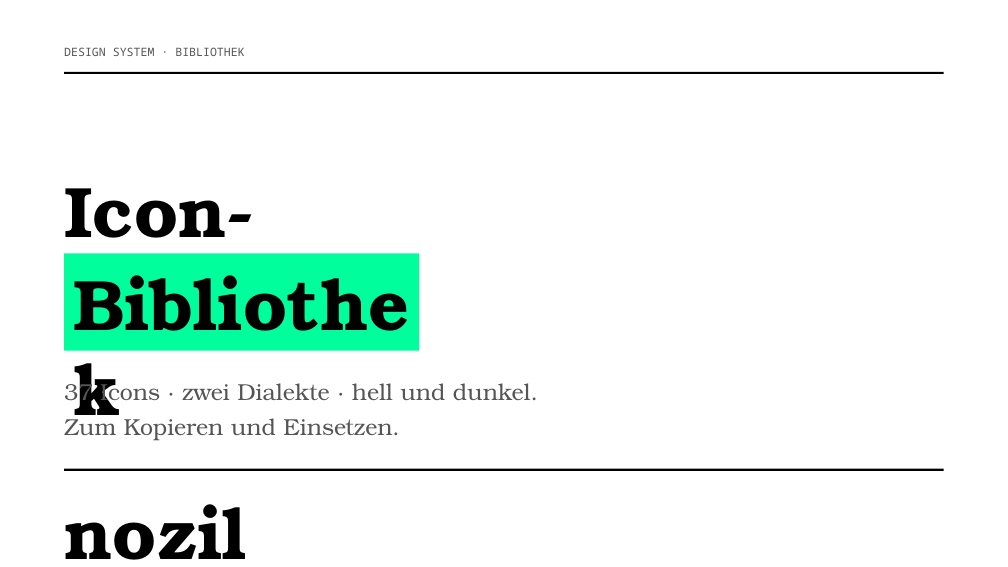
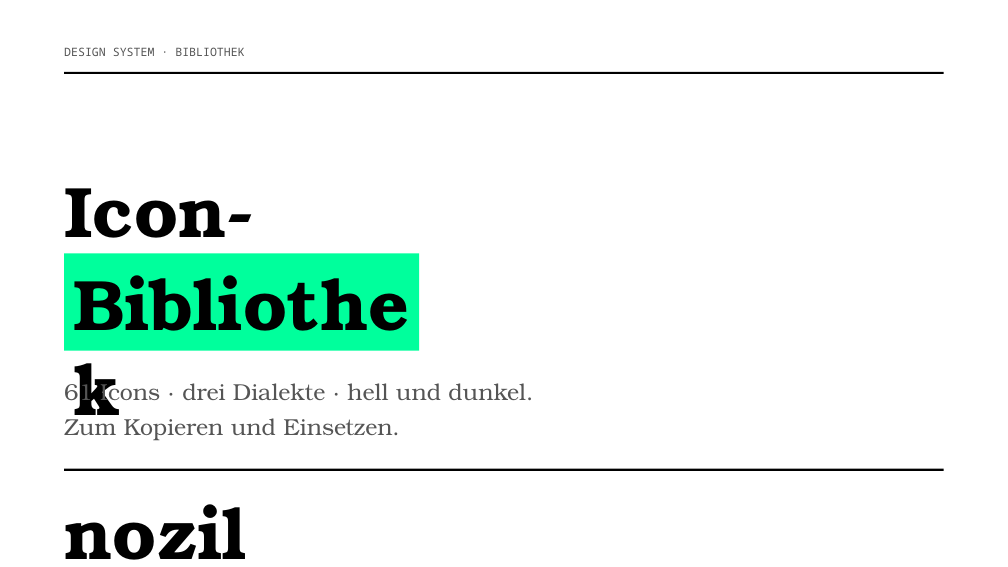
Before and after one commit to daimpad/nozilla-ci, a slide deck: slide 1 of templates/google-slides/nozilla-slides-icons.pptx. Drawn at 1008x567 pixels with LibreOffice and Linux fonts; fonts in the diff are those of the drawing. Boxes give left, top, right and bottom in pixels: in the first picture for what was removed or moved away, otherwise in the second. Text is boxed around its words. In the diff, an @@ line names an element or a change of style, - is before the commit and + after.

```diff
--- a/templates/google-slides/nozilla-slides-icons.pptx
+++ b/templates/google-slides/nozilla-slides-icons.pptx
@@ text at (x1=64, y1=379, x2=533, y2=406): text changed @@
-37 Icons · zwei Dialekte · hell und dunkel.
+61 Icons · drei Dialekte · hell und dunkel.
```
Also in this commit, not shown: 2 other slides changed, 4 slides added, 46 other files.
